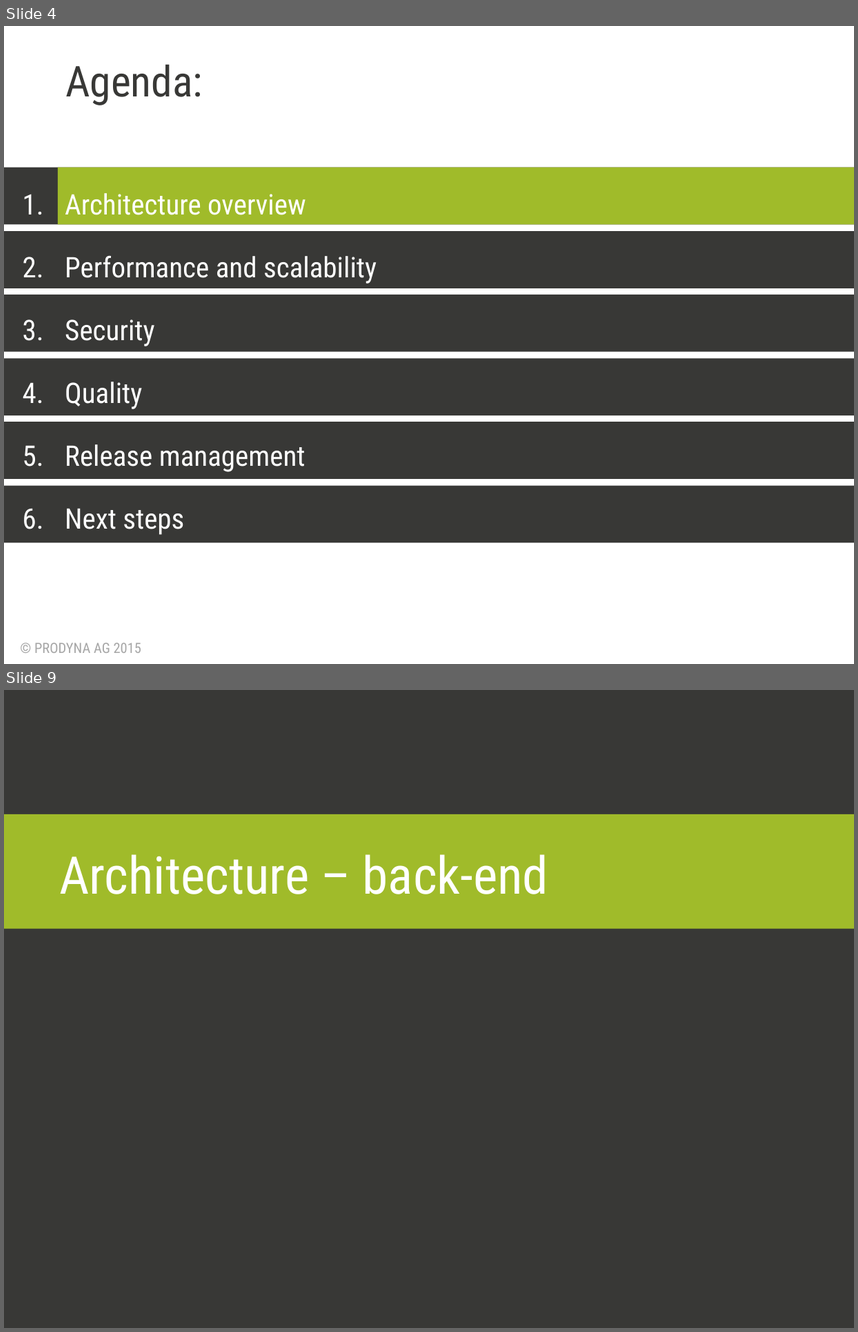
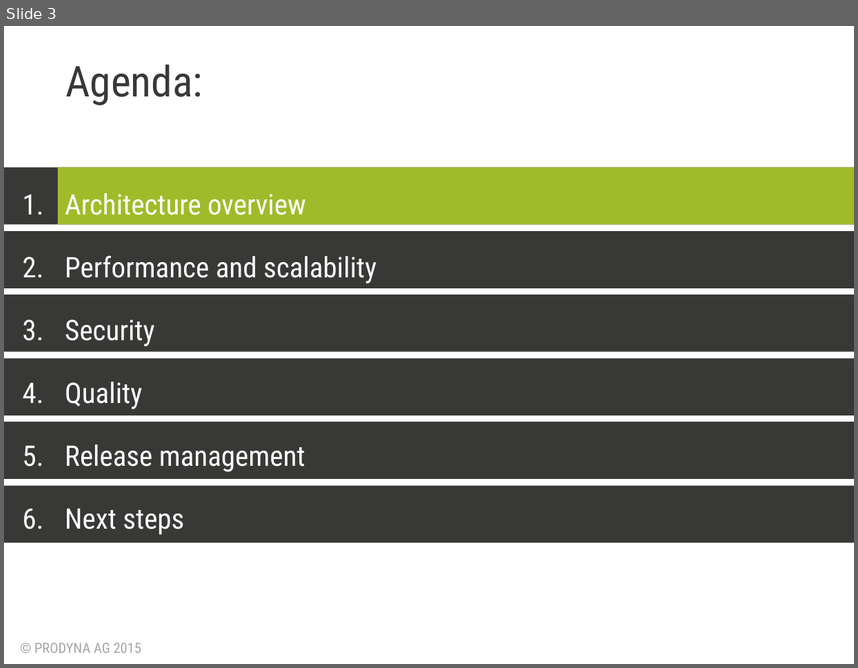
Before and after one commit to BGligorijevic/pac-slides, a slide deck: PAC-presentation.pptx. Shown one above the other, each under a label of ours: slides 4 and 9 before the commit, slide 3 after it; the slides between them are not shown. The pictures are 858x1332 and 858x668 pixels, drawn with LibreOffice and Linux fonts; fonts in the diff are those of the drawing; background and template pictures are left out. Boxes give left, top, right and bottom in pixels: in the first picture for what was removed or moved away, otherwise in the second. Text is boxed around its words. In the diff, an @@ line names an element or a change of style, - is before the commit and + after.

```diff
--- a/PAC-presentation.pptx
+++ b/PAC-presentation.pptx
@@ slide 9 removed at [4,690,854,1328], background #FFFFFF @@
@@ rectangle removed at [4,690,854,1328] @@
@@ rectangle removed at [4,814,854,929] @@
@@ title removed at [59,854,548,894] @@
-Architecture – back-end
@@ what was slide 4 is now slide 3 @@
```
Also in this commit, not shown: 2 slides changed, 3 slides added, 11 other slides removed, 1 other file.
